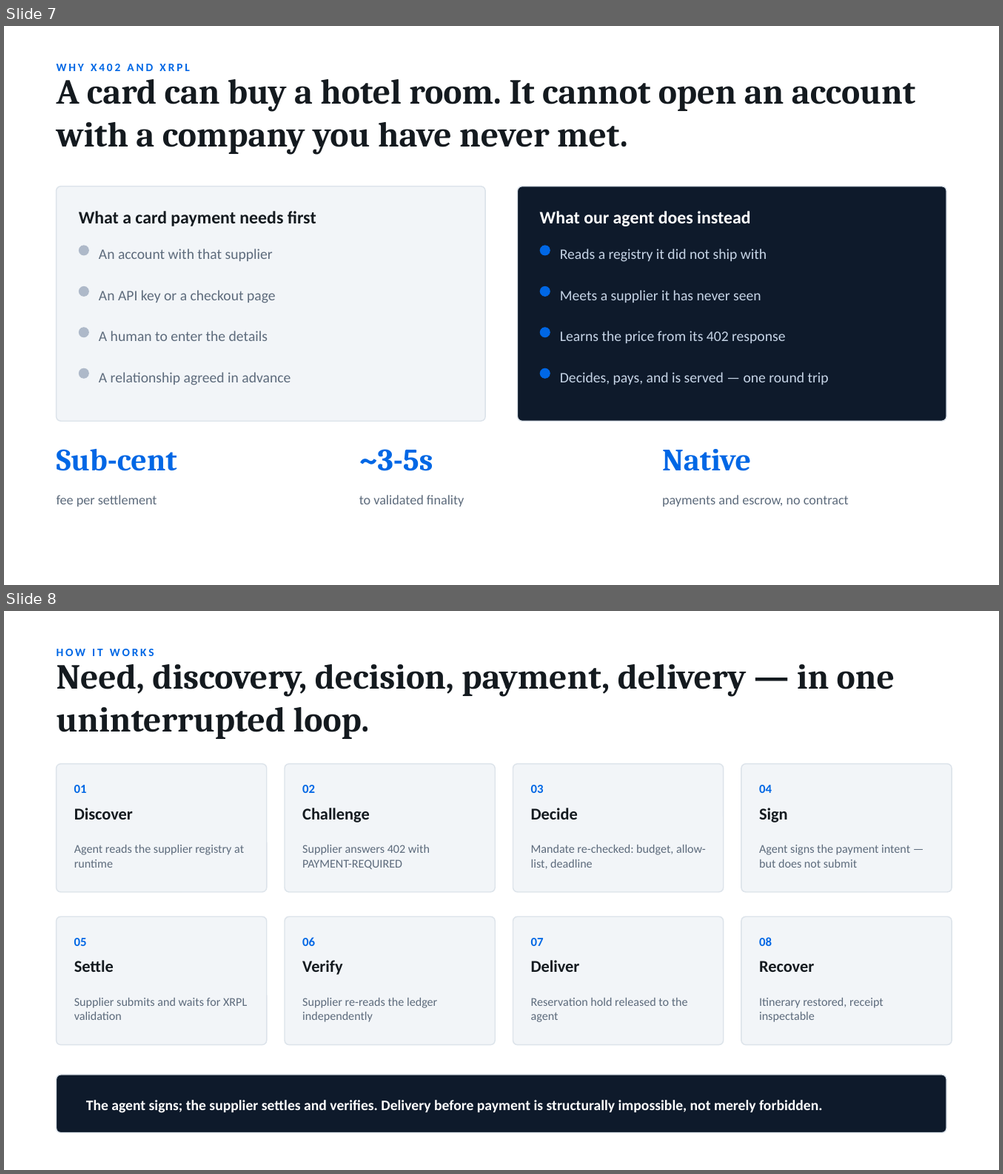
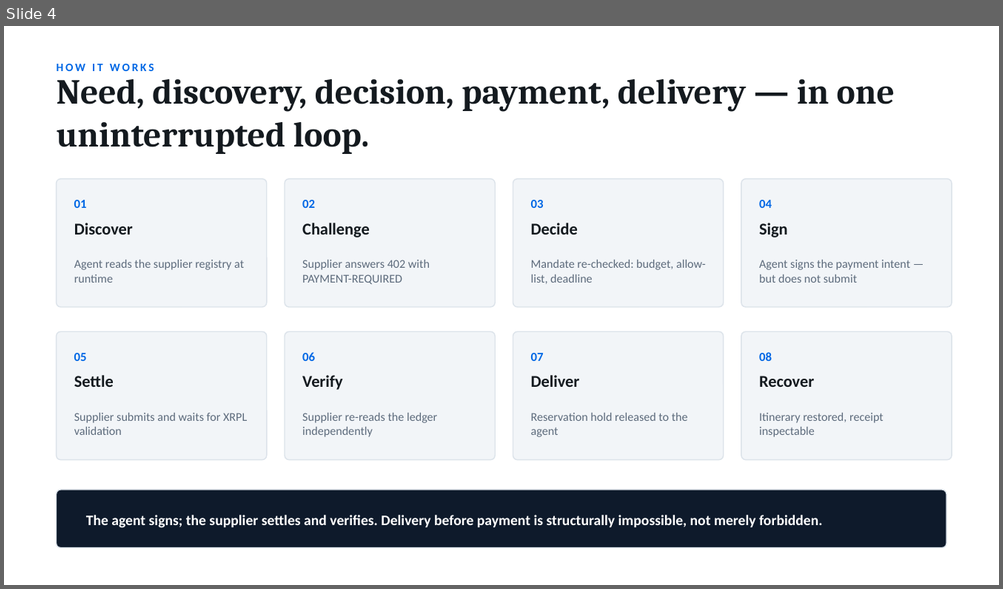
Before and after one commit to javerinetan/TripRescue, a slide deck: docs/TripRescue-pitch.pptx. Shown one above the other, each under a label of ours: slides 7 and 8 before the commit, slide 4 after it. The pictures are 1003x1174 and 1003x589 pixels, drawn with LibreOffice and Linux fonts; fonts in the diff are those of the drawing. Boxes give left, top, right and bottom in pixels: in the first picture for what was removed or moved away, otherwise in the second. Text is boxed around its words. In the diff, an @@ line names an element or a change of style, - is before the commit and + after.

```diff
--- a/docs/TripRescue-pitch.pptx
+++ b/docs/TripRescue-pitch.pptx
@@ slide 7 removed at [4, 26, 999, 585], background #FFFFFF @@
@@ text removed at [57, 64, 189, 71] @@
-WHY X402 AND XRPL
@@ text removed at [57, 79, 915, 154] @@
-A card can buy a hotel room. It cannot open an account with a company you have never met.
@@ rounded rectangle removed at [57, 187, 485, 421] @@
@@ rounded rectangle removed at [518, 187, 946, 421] @@
@@ text removed at [79, 211, 316, 227] @@
-What a card payment needs first
@@ text removed at [540, 211, 750, 227] @@
-What our agent does instead
@@ ellipse removed at [79, 245, 89, 256] @@
@@ ellipse removed at [540, 245, 550, 256] @@
@@ text removed at [99, 249, 273, 261] @@
-An account with that supplier
@@ text removed at [560, 249, 766, 262] @@
-Reads a registry it did not ship with
@@ ellipse removed at [79, 286, 89, 297] @@
@@ text removed at [99, 290, 276, 304] @@
-An API key or a checkout page
@@ ellipse removed at [540, 286, 550, 297] @@
@@ text removed at [560, 290, 760, 303] @@
-Meets a supplier it has never seen
@@ ellipse removed at [79, 327, 89, 338] @@
@@ text removed at [99, 331, 267, 341] @@
-A human to enter the details
@@ ellipse removed at [540, 327, 550, 338] @@
@@ text removed at [560, 331, 785, 343] @@
-Learns the price from its 402 response
@@ ellipse removed at [79, 369, 89, 379] @@
@@ text removed at [99, 372, 290, 386] @@
-A relationship agreed in advance
@@ ellipse removed at [540, 369, 550, 379] @@
@@ text removed at [560, 372, 828, 385] @@
-Decides, pays, and is served — one round trip
@@ text removed at [57, 449, 177, 471] @@
-Sub-cent
@@ text removed at [359, 449, 433, 471] @@
-~3-5s
@@ text removed at [662, 449, 751, 471] @@
-Native
@@ text removed at [57, 495, 157, 507] @@
-fee per settlement
@@ text removed at [359, 495, 464, 507] @@
-to validated finality
@@ text removed at [662, 495, 848, 507] @@
-payments and escrow, no contract
@@ what was slide 8 is now slide 4 @@
```
Also in this commit, not shown: 1 slide changed, 5 other slides removed, 6 other files.
